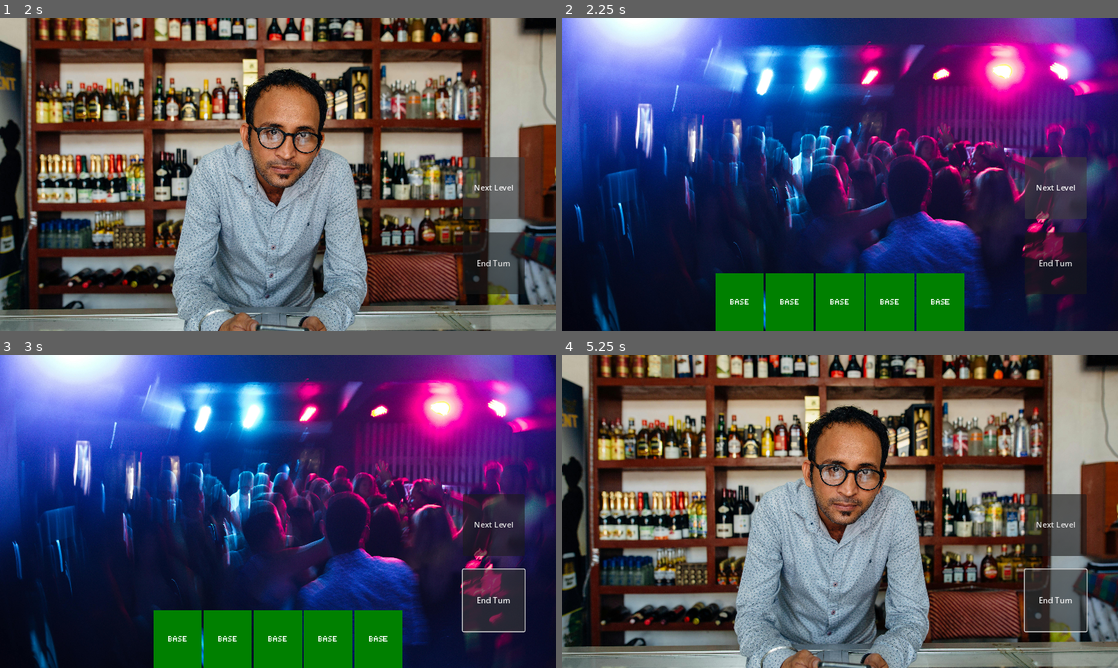
Above: before the commit, frames 1-4 (two rows, left to right).
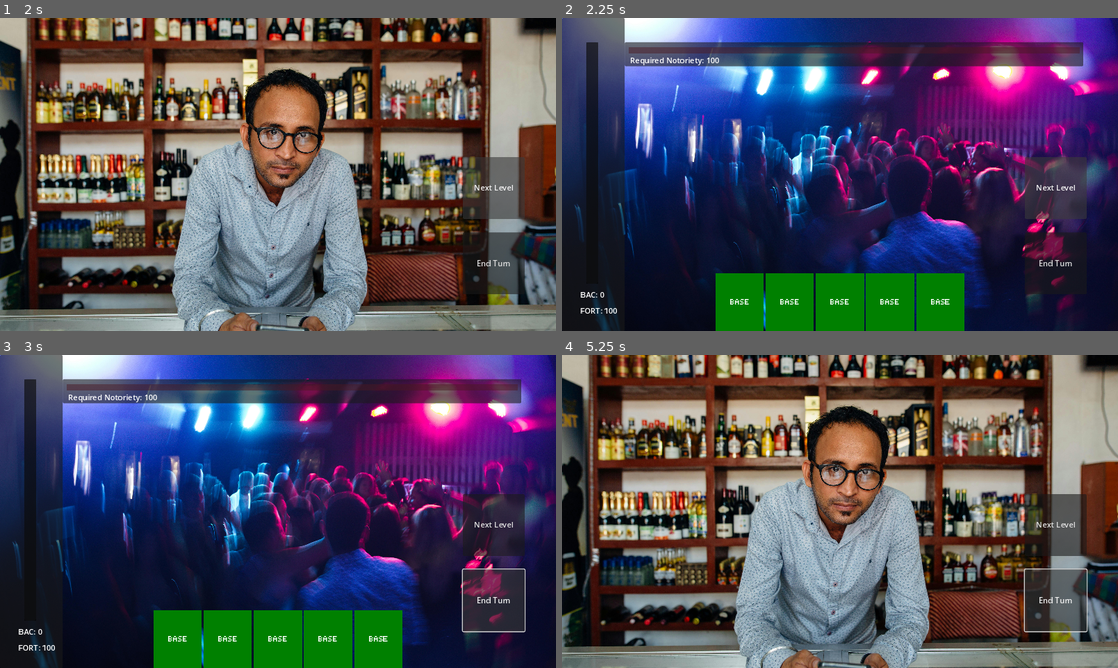
Above: after the commit, the same moments.

Repository: TreSmith/JameGamGameJam
Game: Godot game, scene res://Scenes/UI/main_menu.tscn
Two runs of this game, one before a commit and one after it. Both use one fixed random seed, a clock stepped at 60 frames per second and the inputs below.
Inputs:
- Up to frame 1 (2 s): click "START GAME" at 0.5 s; click "Next Level" at 1.25 s
- Up to frame 2 (2.25 s): click "Next Level" at 2 s
- Up to frame 3 (3 s): click "End Turn" at 2.75 s
- Up to frame 4 (5.25 s): click "End Turn" at 3.5 s; click "Next Level" at 4.25 s; click "End Turn" at 5 s

Frame 1 is identical in both runs. In frame 2, 14% of the frame differs, in the area x 0-94%, y 0-100%; in frame 3, 14%; in frame 4, nothing differs.
Error before the commit: Attempt to call function 'fillLabels' in base 'null instance' on a null instance. (res://Scripts/level_script.gd:13)

Commit message:
fixing broken code

Diff:
--- a/Scenes/Levels/level_1.tscn
+++ b/Scenes/Levels/level_1.tscn
@@ -1,20 +1,14 @@
-[gd_scene load_steps=10 format=3 uid="uid://3m8fja3p3ixi"]
+[gd_scene load_steps=8 format=3 uid="uid://3m8fja3p3ixi"]
 
 [ext_resource type="Texture2D" uid="uid://bd53a7xjwuleu" path="res://Assets/Backgrounds/Level1.jpg" id="1_j2ew7"]
 [ext_resource type="Script" path="res://Scripts/level_script.gd" id="1_n3ubw"]
 [ext_resource type="PackedScene" uid="uid://ca0k0j0evguft" path="res://Scenes/UI/next_level.tscn" id="3_v7kdf"]
-[ext_resource type="PackedScene" uid="uid://d7x6pm1w0kk1" path="res://Scenes/Components/hand.tscn" id="4_p4c6k"]
-[ext_resource type="PackedScene" path="res://Scenes/UI/player_bars.tscn" id="5_csc8m"]
-[ext_resource type="Script" path="res://Scripts/UI/Notoriety.gd" id="6_w0iq5"]
+[ext_resource type="PackedScene" path="res://Scenes/Components/hand.tscn" id="4_p4c6k"]
+[ext_resource type="PackedScene" uid="uid://borgwftef6nl5" path="res://Scenes/UI/player_bars.tscn" id="5_csc8m"]
+[ext_resource type="PackedScene" uid="uid://cwvokrs86ax4x" path="res://Scenes/UI/notoriety.tscn" id="6_hwsjq"]
 
 [sub_resource type="RectangleShape2D" id="RectangleShape2D_b5ype"]
 size = Vector2(1147, 449)
-
-[sub_resource type="StyleBoxFlat" id="StyleBoxFlat_3pnh4"]
-bg_color = Color(0.286275, 0.0941176, 0.12549, 0.482353)
-
-[sub_resource type="StyleBoxFlat" id="StyleBoxFlat_vsgh0"]
-bg_color = Color(0.192157, 0.490196, 0.262745, 1)
 
 [node name="Level_1" type="Node2D"]
 script = ExtResource("1_n3ubw")
@@ -53,39 +47,7 @@
 [node name="PlayerBars" parent="UI_Layer" instance=ExtResource("5_csc8m")]
 unique_name_in_owner = true
 
-[node name="Notoriety" type="Panel" parent="UI_Layer"]
+[node name="Notoriety" parent="UI_Layer" instance=ExtResource("6_hwsjq")]
 unique_name_in_owner = true
-anchors_preset = 10
-anchor_right = 1.0
-offset_left = 130.0
-offset_top = 50.0
-offset_right = -72.0
-offset_bottom = 100.0
-grow_horizontal = 2
-script = ExtResource("6_w0iq5")
-
-[node name="NotorietyBar" type="ProgressBar" parent="UI_Layer/Notoriety"]
-layout_mode = 1
-anchors_preset = 14
-anchor_top = 0.5
-anchor_right = 1.0
-anchor_bottom = 0.5
-offset_left = 8.0
-offset_top = -15.0
-offset_right = -7.0
-offset_bottom = -1.0
-grow_horizontal = 2
-grow_vertical = 2
-theme_override_styles/background = SubResource("StyleBoxFlat_3pnh4")
-theme_override_styles/fill = SubResource("StyleBoxFlat_vsgh0")
-show_percentage = false
-
-[node name="NotorietyLabel" type="Label" parent="UI_Layer/Notoriety"]
-layout_mode = 0
-offset_left = 11.0
-offset_top = 26.0
-offset_right = 51.0
-offset_bottom = 49.0
-text = "Notoriety Required: 0"
 
 [connection signal="next_level" from="UI_Layer/NextLevel" to="." method="_on_next_level_next_level"]
--- a/Scenes/Levels/level_2.tscn
+++ b/Scenes/Levels/level_2.tscn
@@ -1,9 +1,11 @@
-[gd_scene load_steps=6 format=3 uid="uid://sk06dailw4rp"]
+[gd_scene load_steps=8 format=3 uid="uid://sk06dailw4rp"]
 
 [ext_resource type="Texture2D" uid="uid://dt3smeuvoydug" path="res://Assets/Backgrounds/Level2.jpg" id="1_n2d4i"]
 [ext_resource type="Script" path="res://Scripts/level_script.gd" id="1_on5jf"]
 [ext_resource type="PackedScene" uid="uid://ca0k0j0evguft" path="res://Scenes/UI/next_level.tscn" id="3_gtfh0"]
 [ext_resource type="PackedScene" path="res://Scenes/Components/hand.tscn" id="4_pb1wq"]
+[ext_resource type="PackedScene" uid="uid://cwvokrs86ax4x" path="res://Scenes/UI/notoriety.tscn" id="5_iem2d"]
+[ext_resource type="PackedScene" uid="uid://borgwftef6nl5" path="res://Scenes/UI/player_bars.tscn" id="6_shp4r"]
 
 [sub_resource type="RectangleShape2D" id="RectangleShape2D_v6bjm"]
 size = Vector2(1147, 449)
@@ -42,4 +44,10 @@
 
 [node name="Hand" parent="UI_Layer" instance=ExtResource("4_pb1wq")]
 
+[node name="Notoriety" parent="UI_Layer" instance=ExtResource("5_iem2d")]
+unique_name_in_owner = true
+
+[node name="PlayerBars" parent="UI_Layer" instance=ExtResource("6_shp4r")]
+unique_name_in_owner = true
+
 [connection signal="next_level" from="UI_Layer/NextLevel" to="." method="_on_next_level_next_level"]
--- a/Scenes/Levels/level_3.tscn
+++ b/Scenes/Levels/level_3.tscn
@@ -1,9 +1,11 @@
-[gd_scene load_steps=6 format=3 uid="uid://dnyrd3qv8iptj"]
+[gd_scene load_steps=8 format=3 uid="uid://dnyrd3qv8iptj"]
 
 [ext_resource type="Script" path="res://Scripts/level_script.gd" id="1_pyrow"]
 [ext_resource type="Texture2D" uid="uid://bm1ygorpkugxo" path="res://Assets/Backgrounds/Level3.jpg" id="1_rrwl0"]
 [ext_resource type="PackedScene" uid="uid://ca0k0j0evguft" path="res://Scenes/UI/next_level.tscn" id="3_aiwgx"]
 [ext_resource type="PackedScene" path="res://Scenes/Components/hand.tscn" id="4_np0ak"]
+[ext_resource type="PackedScene" uid="uid://cwvokrs86ax4x" path="res://Scenes/UI/notoriety.tscn" id="5_0tqst"]
+[ext_resource type="PackedScene" uid="uid://borgwftef6nl5" path="res://Scenes/UI/player_bars.tscn" id="6_phiha"]
 
 [sub_resource type="RectangleShape2D" id="RectangleShape2D_1a146"]
 size = Vector2(1147, 449)
@@ -42,4 +44,10 @@
 
 [node name="Hand" parent="UI_Layer" instance=ExtResource("4_np0ak")]
 
+[node name="Notoriety" parent="UI_Layer" instance=ExtResource("5_0tqst")]
+unique_name_in_owner = true
+
+[node name="PlayerBars" parent="UI_Layer" instance=ExtResource("6_phiha")]
+unique_name_in_owner = true
+
 [connection signal="next_level" from="UI_Layer/NextLevel" to="." method="_on_next_level_next_level"]
--- a/Scenes/Levels/level_4.tscn
+++ b/Scenes/Levels/level_4.tscn
@@ -1,9 +1,11 @@
-[gd_scene load_steps=6 format=3 uid="uid://cy3fgiw2rwbv2"]
+[gd_scene load_steps=8 format=3 uid="uid://cy3fgiw2rwbv2"]
 
 [ext_resource type="Script" path="res://Scripts/level_script.gd" id="1_0e4vm"]
 [ext_resource type="Texture2D" uid="uid://cs1kh062akifw" path="res://Assets/Backgrounds/Level4.jpg" id="1_lmou2"]
 [ext_resource type="PackedScene" uid="uid://ca0k0j0evguft" path="res://Scenes/UI/next_level.tscn" id="3_vwa8l"]
 [ext_resource type="PackedScene" path="res://Scenes/Components/hand.tscn" id="4_8r7w8"]
+[ext_resource type="PackedScene" uid="uid://cwvokrs86ax4x" path="res://Scenes/UI/notoriety.tscn" id="5_rjhhf"]
+[ext_resource type="PackedScene" uid="uid://borgwftef6nl5" path="res://Scenes/UI/player_bars.tscn" id="6_fxrfo"]
 
 [sub_resource type="RectangleShape2D" id="RectangleShape2D_onq6v"]
 size = Vector2(1147, 449)
@@ -42,4 +44,10 @@
 
 [node name="Hand" parent="UI_Layer" instance=ExtResource("4_8r7w8")]
 
+[node name="Notoriety" parent="UI_Layer" instance=ExtResource("5_rjhhf")]
+unique_name_in_owner = true
+
+[node name="PlayerBars" parent="UI_Layer" instance=ExtResource("6_fxrfo")]
+unique_name_in_owner = true
+
 [connection signal="next_level" from="UI_Layer/NextLevel" to="." method="_on_next_level_next_level"]
--- a/Scenes/Levels/level_5.tscn
+++ b/Scenes/Levels/level_5.tscn
@@ -1,9 +1,11 @@
-[gd_scene load_steps=6 format=3 uid="uid://b260heag1djpo"]
+[gd_scene load_steps=8 format=3 uid="uid://b260heag1djpo"]
 
 [ext_resource type="Texture2D" uid="uid://cac7gk12y0coj" path="res://Assets/Backgrounds/Level5.jpg" id="1_7tv0g"]
 [ext_resource type="Script" path="res://Scripts/level_script.gd" id="1_eglit"]
 [ext_resource type="PackedScene" uid="uid://ca0k0j0evguft" path="res://Scenes/UI/next_level.tscn" id="3_qc7gi"]
 [ext_resource type="PackedScene" path="res://Scenes/Components/hand.tscn" id="4_p7vef"]
+[ext_resource type="PackedScene" uid="uid://cwvokrs86ax4x" path="res://Scenes/UI/notoriety.tscn" id="5_xnvwa"]
+[ext_resource type="PackedScene" uid="uid://borgwftef6nl5" path="res://Scenes/UI/player_bars.tscn" id="6_q3pkv"]
 
 [sub_resource type="RectangleShape2D" id="RectangleShape2D_gtltk"]
 size = Vector2(1147, 449)
@@ -42,4 +44,10 @@
 
 [node name="Hand" parent="UI_Layer" instance=ExtResource("4_p7vef")]
 
+[node name="Notoriety" parent="UI_Layer" instance=ExtResource("5_xnvwa")]
+unique_name_in_owner = true
+
+[node name="PlayerBars" parent="UI_Layer" instance=ExtResource("6_q3pkv")]
+unique_name_in_owner = true
+
 [connection signal="next_level" from="UI_Layer/NextLevel" to="." method="_on_next_level_next_level"]
--- a/Scenes/Levels/shop.tscn
+++ b/Scenes/Levels/shop.tscn
@@ -1,11 +1,11 @@
 [gd_scene load_steps=4 format=3 uid="uid://cyyk64t77bkhr"]
 
-[ext_resource type="Script" path="res://Scripts/level_script.gd" id="1_g8vmq"]
 [ext_resource type="Texture2D" uid="uid://caec80768mumv" path="res://Assets/Backgrounds/Shop.jpg" id="1_k8gka"]
+[ext_resource type="Script" path="res://Scripts/Component Scripts/shop.gd" id="1_wbwhc"]
 [ext_resource type="PackedScene" uid="uid://ca0k0j0evguft" path="res://Scenes/UI/next_level.tscn" id="3_1sknc"]
 
 [node name="shop" type="Node2D"]
-script = ExtResource("1_g8vmq")
+script = ExtResource("1_wbwhc")
 
 [node name="Background" type="CanvasLayer" parent="."]
 
--- /dev/null
+++ b/Scenes/UI/notoriety.tscn
@@ -0,0 +1,43 @@
+[gd_scene load_steps=4 format=3 uid="uid://cwvokrs86ax4x"]
+
+[ext_resource type="Script" path="res://Scripts/UI/Notoriety.gd" id="1_5vr55"]
+
+[sub_resource type="StyleBoxFlat" id="StyleBoxFlat_3pnh4"]
+bg_color = Color(0.286275, 0.0941176, 0.12549, 0.482353)
+
+[sub_resource type="StyleBoxFlat" id="StyleBoxFlat_vsgh0"]
+bg_color = Color(0.192157, 0.490196, 0.262745, 1)
+
+[node name="Notoriety" type="Panel"]
+anchors_preset = 10
+anchor_right = 1.0
+offset_left = 130.0
+offset_top = 50.0
+offset_right = -72.0
+offset_bottom = 100.0
+grow_horizontal = 2
+script = ExtResource("1_5vr55")
+
+[node name="NotorietyBar" type="ProgressBar" parent="."]
+layout_mode = 1
+anchors_preset = 14
+anchor_top = 0.5
+anchor_right = 1.0
+anchor_bottom = 0.5
+offset_left = 8.0
+offset_top = -15.0
+offset_right = -7.0
+offset_bottom = -1.0
+grow_horizontal = 2
+grow_vertical = 2
+theme_override_styles/background = SubResource("StyleBoxFlat_3pnh4")
+theme_override_styles/fill = SubResource("StyleBoxFlat_vsgh0")
+show_percentage = false
+
+[node name="NotorietyLabel" type="Label" parent="."]
+layout_mode = 0
+offset_left = 11.0
+offset_top = 26.0
+offset_right = 51.0
+offset_bottom = 49.0
+text = "Notoriety Required: 0"
--- /dev/null
+++ b/Scripts/Component Scripts/shop.gd
@@ -0,0 +1,4 @@
+extends Node2D
+
+func _on_next_level_next_level():
+	SceneManager.next_level()
--- a/Scripts/ManagerScripts/game_manager.gd
+++ b/Scripts/ManagerScripts/game_manager.gd
@@ -5,3 +5,8 @@
 const BASE_ENERGY : int = 3
 
 var deck = []
+
+var Current_Fortitude = STARTING_FORTITUDE
+var Current_BAC = STARTING_BAC
+var Current_Energy = BASE_ENERGY
+var Current_Notoriety = 0
--- a/Scripts/ManagerScripts/scene_manager.gd
+++ b/Scripts/ManagerScripts/scene_manager.gd
@@ -19,6 +19,9 @@
 	get_tree().change_scene_to_file(title_scene)
 
 func next_level():
+	GameManager.Current_BAC = GameManager.STARTING_BAC
+	GameManager.Current_Fortitude = GameManager.STARTING_FORTITUDE
+	GameManager.Current_Notoriety = 0
 	if current_scene_type != SceneType.Level && current_level <= num_levels:
 		current_level += 1
 		current_scene_type = SceneType.Level
--- a/Scripts/UI/Notoriety.gd
+++ b/Scripts/UI/Notoriety.gd
@@ -3,13 +3,15 @@
 @onready var notoriety_bar = $NotorietyBar
 @onready var notoriety_label = $NotorietyLabel
 
-var requiredNotoriety = 0
+var required_notoriety = 0
 
 func fillLabels(requirements):
-	requiredNotoriety = requirements
+	print("Requirements: " + str(requirements))
+	required_notoriety = requirements
 	notoriety_bar.value = 0
-	notoriety_label.text = "Required Notoriety: " + str(requiredNotoriety)
+	notoriety_label.text = "Required Notoriety: " + str(required_notoriety)
 
 func update_notoriety_ui(notoriety):
-	notoriety_bar.value += notoriety
-	notoriety_label.text = "Required Notoriety: " + str(notoriety_bar.value)
+	notoriety_bar.value = GameManager.Current_Notoriety
+	required_notoriety - GameManager.Current_Notoriety
+	notoriety_label.text = "Required Notoriety: " + str(required_notoriety)
--- a/Scripts/level_script.gd
+++ b/Scripts/level_script.gd
@@ -19,6 +19,8 @@
 #remove fortitude, check if fortitude matches current BAC, update progress bars, deal new hand
 func _on_next_level_end_turn():
 	current_fortitude_loss += fortitude_loss_per_turn
+	GameManager.Current_BAC += 1
+	GameManager.Current_Notoriety += GameManager.Current_BAC
 	notoriety.update_notoriety_ui(current_notoriety)
-	player_bars.update_bac(1)
+	player_bars.update_bac(GameManager.Current_BAC)
 	player_bars.update_fort(current_fortitude_loss)
